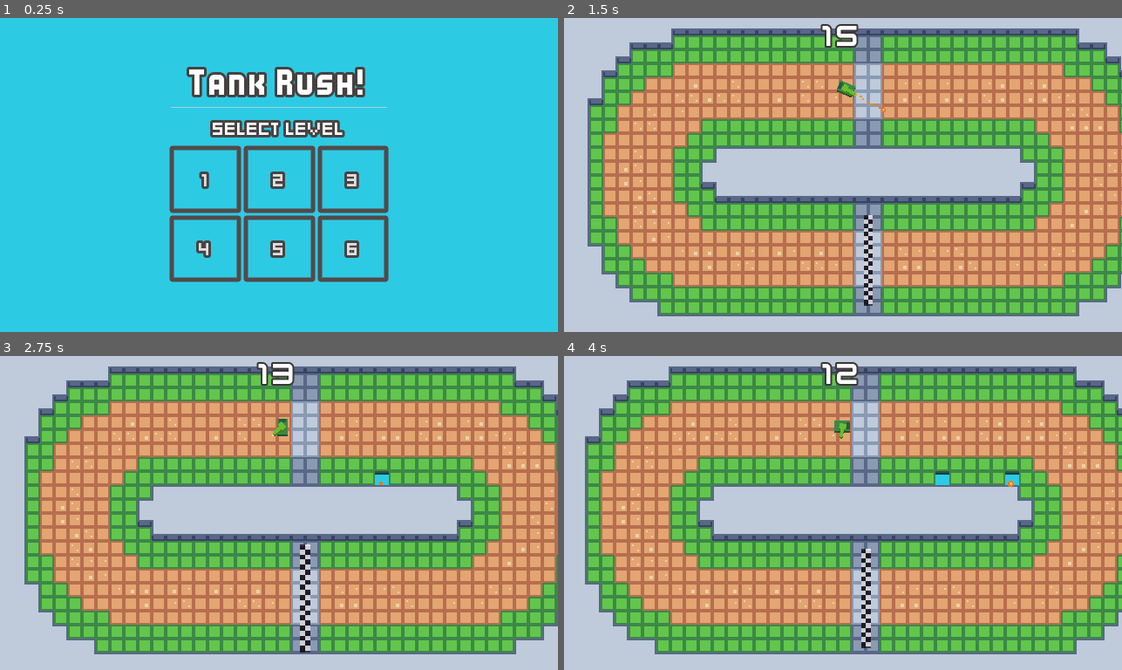
Above: before the commit, frames 1-4 (two rows, left to right).
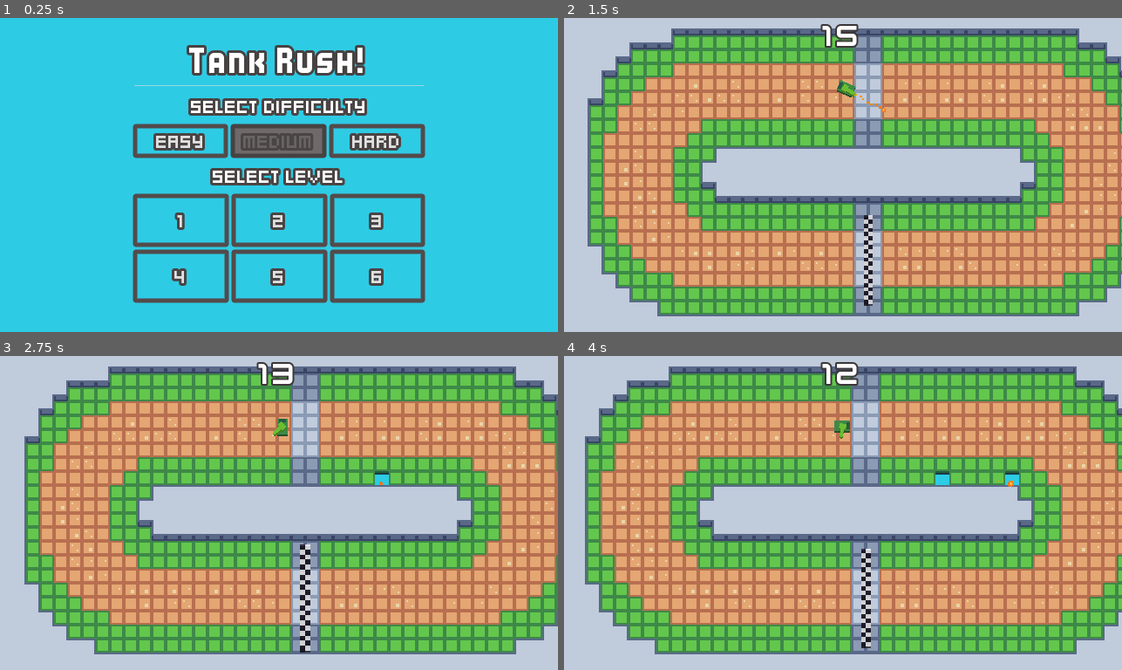
Above: after the commit, the same moments.

Repository: PetTurtle/LD47
Game: Godot game, scene res://MainMenu/MainMenu.tscn
The game is run twice, just before and just after one commit, with the same random seed, the same clock (stepped at 60 frames per second) and the same inputs. Sound files missing from this copy of the repository are replaced by a short silence.
Inputs (mouse positions are in pixels of both pictures, inside the frame that each line leads up to):
- Up to frame 1 (0.25 s): no input
- Up to frame 2 (1.5 s): click "1" at 0.5 s; move the mouse to (965, 159) at 1.27 s; press the mouse at (965, 159) at 1.28 s; hold D (turn_right) from 1.28 s (still down)
- Up to frame 3 (2.75 s): move the mouse to (167, 528) at 2.02 s; release D (turn_right) at 2.03 s; release the mouse at (167, 528) at 2.03 s; hold - (music_down, bound only after the commit) from 2.03 s (still down); click (167, 528) at 2.1 s
- Up to frame 4 (4 s): move the mouse to (898, 443) at 2.77 s; release - (music_down, bound only after the commit) at 2.78 s; press the mouse at (898, 443) at 2.78 s; hold D (turn_right) 2.78-3.53 s; move the mouse to (815, 575) at 3.52 s; release the mouse at (815, 575) at 3.53 s; hold = (music_up, bound only after the commit) from 3.53 s (still down); click (815, 575) at 3.6 s

The runs differ from the first frame. In frame 1, 20% of the frame differs, in the area x 23-77%, y 8-91%; in frame 2, less than 0.1%; in frame 3, less than 0.1%; in frame 4, less than 0.1%.

Commit message:
Improved Music

Diff:
--- a/Game/Autoload/Globals.gd
+++ b/Game/Autoload/Globals.gd
@@ -1,5 +1,6 @@
 extends Node
 
+var difficulty = 7
 var level
 var player
 var destructible_tile_map
--- /dev/null
+++ b/Game/Autoload/Music.gd
@@ -0,0 +1,8 @@
+extends Node
+
+onready var music_player_prefab = load("res://Components/MusicPlayer/MusicPlayer.tscn")
+
+
+func _ready():
+	var music_player = music_player_prefab.instance()
+	add_child(music_player)
--- /dev/null
+++ b/Game/Components/MusicPlayer/MusicPlayer.gd
@@ -0,0 +1,20 @@
+extends AudioStreamPlayer
+
+var pause := false
+
+
+func _ready():
+	play()
+
+func _input(event):
+	if event.is_action_pressed("music_pause"):
+		pause = !pause
+		self.playing = !self.playing
+	elif event.is_action_pressed("music_up"):
+		volume_db += 0.25
+	elif event.is_action_pressed("music_down"):
+		volume_db -= 0.25
+
+func _on_MusicPlayer_finished():
+	if !pause:
+		play()
--- /dev/null
+++ b/Game/Components/MusicPlayer/MusicPlayer.tscn
@@ -0,0 +1,11 @@
+[gd_scene load_steps=3 format=2]
+
+[ext_resource path="res://Components/MusicPlayer/MusicPlayer.gd" type="Script" id=1]
+[ext_resource path="res://Components/MusicPlayer/menumusic.wav" type="AudioStream" id=2]
+
+[node name="MusicPlayer" type="AudioStreamPlayer"]
+pause_mode = 2
+stream = ExtResource( 2 )
+volume_db = -3.0
+script = ExtResource( 1 )
+[connection signal="finished" from="." to="." method="_on_MusicPlayer_finished"]
--- a/Game/MainMenu/MainMenu.gd
+++ b/Game/MainMenu/MainMenu.gd
@@ -1,5 +1,13 @@
 extends Node2D
 
+onready var easy_button: Button = $CanvasLayer/Control/VBoxContainer/HBoxContainer2/Easy
+onready var medium_button: Button = $CanvasLayer/Control/VBoxContainer/HBoxContainer2/Medium
+onready var hard_button: Button = $CanvasLayer/Control/VBoxContainer/HBoxContainer2/Hard
+
+func _ready():
+	easy_button.disabled = false
+	medium_button.disabled = true
+	hard_button.disabled = false
 
 func _on_Button_pressed():
 	Globals.level_path = "res://Levels/Level1.tscn"
@@ -35,5 +43,22 @@
 	var _ok = get_tree().change_scene("res://Game/Game.tscn");
 
 
-func _on_AudioStreamPlayer_finished():
-	$AudioStreamPlayer.play()
+func _on_Easy_pressed():
+	Globals.difficulty = 10
+	easy_button.disabled = true
+	medium_button.disabled = false
+	hard_button.disabled = false
+
+
+func _on_Medium_pressed():
+	Globals.difficulty = 7
+	easy_button.disabled = false
+	medium_button.disabled = true
+	hard_button.disabled = false
+
+
+func _on_Hard_pressed():
+	Globals.difficulty = 4
+	easy_button.disabled = false
+	medium_button.disabled = false
+	hard_button.disabled = true
--- a/Game/MainMenu/MainMenu.tscn
+++ b/Game/MainMenu/MainMenu.tscn
@@ -1,11 +1,10 @@
-[gd_scene load_steps=8 format=2]
+[gd_scene load_steps=7 format=2]
 
 [ext_resource path="res://Fonts/Title.tres" type="DynamicFont" id=1]
 [ext_resource path="res://Fonts/Regular.tres" type="DynamicFont" id=2]
 [ext_resource path="res://MainMenu/ButtonNormal.tres" type="StyleBox" id=3]
 [ext_resource path="res://MainMenu/ButtonPressed.tres" type="StyleBox" id=4]
 [ext_resource path="res://MainMenu/MainMenu.gd" type="Script" id=5]
-[ext_resource path="res://MainMenu/menumusic.wav" type="AudioStream" id=6]
 
 [sub_resource type="StyleBoxFlat" id=1]
 bg_color = Color( 0.0941176, 0.0941176, 0.0941176, 1 )
@@ -30,10 +29,10 @@
 anchor_top = 0.5
 anchor_right = 0.5
 anchor_bottom = 0.5
-margin_left = -125.0
-margin_top = -121.5
-margin_right = 125.0
-margin_bottom = 121.5
+margin_left = -167.0
+margin_top = -146.0
+margin_right = 167.0
+margin_bottom = 146.0
 __meta__ = {
 "_edit_use_anchors_": false
 }
@@ -47,7 +46,7 @@
 }
 
 [node name="Title" type="Label" parent="CanvasLayer/Control/VBoxContainer"]
-margin_right = 250.0
+margin_right = 334.0
 margin_bottom = 35.0
 custom_fonts/font = ExtResource( 1 )
 text = "Tank Rush!"
@@ -56,36 +55,92 @@
 
 [node name="HSeparator" type="HSeparator" parent="CanvasLayer/Control/VBoxContainer"]
 margin_top = 42.0
-margin_right = 250.0
+margin_right = 334.0
 margin_bottom = 46.0
 
 [node name="Message" type="Label" parent="CanvasLayer/Control/VBoxContainer"]
 margin_top = 53.0
-margin_right = 250.0
+margin_right = 334.0
 margin_bottom = 81.0
+custom_fonts/font = ExtResource( 2 )
+text = "Select Difficulty"
+align = 1
+valign = 1
+
+[node name="HBoxContainer2" type="HBoxContainer" parent="CanvasLayer/Control/VBoxContainer"]
+margin_top = 88.0
+margin_right = 334.0
+margin_bottom = 126.0
+alignment = 1
+
+[node name="Easy" type="Button" parent="CanvasLayer/Control/VBoxContainer/HBoxContainer2"]
+margin_right = 108.0
+margin_bottom = 38.0
+size_flags_horizontal = 3
+size_flags_vertical = 3
+custom_styles/hover = SubResource( 1 )
+custom_styles/pressed = ExtResource( 4 )
+custom_styles/focus = ExtResource( 3 )
+custom_styles/disabled = ExtResource( 4 )
+custom_styles/normal = ExtResource( 3 )
+custom_fonts/font = ExtResource( 2 )
+text = "Easy"
+
+[node name="Medium" type="Button" parent="CanvasLayer/Control/VBoxContainer/HBoxContainer2"]
+margin_left = 112.0
+margin_right = 221.0
+margin_bottom = 38.0
+size_flags_horizontal = 3
+size_flags_vertical = 3
+custom_styles/hover = SubResource( 1 )
+custom_styles/pressed = ExtResource( 4 )
+custom_styles/focus = ExtResource( 3 )
+custom_styles/disabled = ExtResource( 4 )
+custom_styles/normal = ExtResource( 3 )
+custom_fonts/font = ExtResource( 2 )
+text = "Medium"
+
+[node name="Hard" type="Button" parent="CanvasLayer/Control/VBoxContainer/HBoxContainer2"]
+margin_left = 225.0
+margin_right = 334.0
+margin_bottom = 38.0
+size_flags_horizontal = 3
+size_flags_vertical = 3
+custom_styles/hover = SubResource( 1 )
+custom_styles/pressed = ExtResource( 4 )
+custom_styles/focus = ExtResource( 3 )
+custom_styles/disabled = ExtResource( 4 )
+custom_styles/normal = ExtResource( 3 )
+custom_fonts/font = ExtResource( 2 )
+text = "Hard"
+
+[node name="Message2" type="Label" parent="CanvasLayer/Control/VBoxContainer"]
+margin_top = 133.0
+margin_right = 334.0
+margin_bottom = 161.0
 custom_fonts/font = ExtResource( 2 )
 text = "Select Level"
 align = 1
 valign = 1
 
 [node name="HBoxContainer" type="HBoxContainer" parent="CanvasLayer/Control/VBoxContainer"]
-margin_top = 88.0
-margin_right = 250.0
-margin_bottom = 243.0
+margin_top = 168.0
+margin_right = 334.0
+margin_bottom = 292.0
 size_flags_horizontal = 3
 size_flags_vertical = 3
 alignment = 1
 
 [node name="GridContainer" type="GridContainer" parent="CanvasLayer/Control/VBoxContainer/HBoxContainer"]
-margin_right = 250.0
-margin_bottom = 155.0
+margin_right = 334.0
+margin_bottom = 124.0
 size_flags_horizontal = 3
 size_flags_vertical = 3
 columns = 3
 
 [node name="Button" type="Button" parent="CanvasLayer/Control/VBoxContainer/HBoxContainer/GridContainer"]
-margin_right = 80.0
-margin_bottom = 75.0
+margin_right = 108.0
+margin_bottom = 60.0
 size_flags_horizontal = 3
 size_flags_vertical = 3
 custom_styles/hover = SubResource( 1 )
@@ -97,9 +152,9 @@
 text = "1"
 
 [node name="Button2" type="Button" parent="CanvasLayer/Control/VBoxContainer/HBoxContainer/GridContainer"]
-margin_left = 84.0
-margin_right = 164.0
-margin_bottom = 75.0
+margin_left = 112.0
+margin_right = 220.0
+margin_bottom = 60.0
 size_flags_horizontal = 3
 size_flags_vertical = 3
 custom_styles/hover = SubResource( 1 )
@@ -111,9 +166,9 @@
 text = "2"
 
 [node name="Button3" type="Button" parent="CanvasLayer/Control/VBoxContainer/HBoxContainer/GridContainer"]
-margin_left = 168.0
-margin_right = 248.0
-margin_bottom = 75.0
+margin_left = 224.0
+margin_right = 332.0
+margin_bottom = 60.0
 size_flags_horizontal = 3
 size_flags_vertical = 3
 custom_styles/hover = SubResource( 1 )
@@ -125,9 +180,9 @@
 text = "3"
 
 [node name="Button4" type="Button" parent="CanvasLayer/Control/VBoxContainer/HBoxContainer/GridContainer"]
-margin_top = 79.0
-margin_right = 80.0
-margin_bottom = 154.0
+margin_top = 64.0
+margin_right = 108.0
+margin_bottom = 124.0
 size_flags_horizontal = 3
 size_flags_vertical = 3
 custom_styles/hover = SubResource( 1 )
@@ -139,10 +194,10 @@
 text = "4"
 
 [node name="Button5" type="Button" parent="CanvasLayer/Control/VBoxContainer/HBoxContainer/GridContainer"]
-margin_left = 84.0
-margin_top = 79.0
-margin_right = 164.0
-margin_bottom = 154.0
+margin_left = 112.0
+margin_top = 64.0
+margin_right = 220.0
+margin_bottom = 124.0
 size_flags_horizontal = 3
 size_flags_vertical = 3
 custom_styles/hover = SubResource( 1 )
@@ -154,10 +209,10 @@
 text = "5"
 
 [node name="Button6" type="Button" parent="CanvasLayer/Control/VBoxContainer/HBoxContainer/GridContainer"]
-margin_left = 168.0
-margin_top = 79.0
-margin_right = 248.0
-margin_bottom = 154.0
+margin_left = 224.0
+margin_top = 64.0
+margin_right = 332.0
+margin_bottom = 124.0
 size_flags_horizontal = 3
 size_flags_vertical = 3
 custom_styles/hover = SubResource( 1 )
@@ -167,14 +222,12 @@
 custom_styles/normal = ExtResource( 3 )
 custom_fonts/font = ExtResource( 2 )
 text = "6"
-
-[node name="AudioStreamPlayer" type="AudioStreamPlayer" parent="."]
-stream = ExtResource( 6 )
-autoplay = true
+[connection signal="pressed" from="CanvasLayer/Control/VBoxContainer/HBoxContainer2/Easy" to="." method="_on_Easy_pressed"]
+[connection signal="pressed" from="CanvasLayer/Control/VBoxContainer/HBoxContainer2/Medium" to="." method="_on_Medium_pressed"]
+[connection signal="pressed" from="CanvasLayer/Control/VBoxContainer/HBoxContainer2/Hard" to="." method="_on_Hard_pressed"]
 [connection signal="pressed" from="CanvasLayer/Control/VBoxContainer/HBoxContainer/GridContainer/Button" to="." method="_on_Button_pressed"]
 [connection signal="pressed" from="CanvasLayer/Control/VBoxContainer/HBoxContainer/GridContainer/Button2" to="." method="_on_Button2_pressed"]
 [connection signal="pressed" from="CanvasLayer/Control/VBoxContainer/HBoxContainer/GridContainer/Button3" to="." method="_on_Button3_pressed"]
 [connection signal="pressed" from="CanvasLayer/Control/VBoxContainer/HBoxContainer/GridContainer/Button4" to="." method="_on_Button4_pressed"]
 [connection signal="pressed" from="CanvasLayer/Control/VBoxContainer/HBoxContainer/GridContainer/Button5" to="." method="_on_Button5_pressed"]
 [connection signal="pressed" from="CanvasLayer/Control/VBoxContainer/HBoxContainer/GridContainer/Button6" to="." method="_on_Button6_pressed"]
-[connection signal="finished" from="AudioStreamPlayer" to="." method="_on_AudioStreamPlayer_finished"]
--- a/Game/project.godot
+++ b/Game/project.godot
@@ -52,34 +52,38 @@
 
 Globals="*res://Autoload/Globals.gd"
 ExplosionGenerator="*res://Autoload/ExplosionGenerator.gd"
+Music="*res://Autoload/Music.gd"
 
 [display]
 
 window/size/width=640
 window/size/height=360
 window/stretch/mode="viewport"
-window/stretch/aspect="expand"
 
 [input]
 
 move_forward={
 "deadzone": 0.5,
 "events": [ Object(InputEventKey,"resource_local_to_scene":false,"resource_name":"","device":0,"alt":false,"shift":false,"control":false,"meta":false,"command":false,"pressed":false,"scancode":87,"unicode":0,"echo":false,"script":null)
+, Object(InputEventKey,"resource_local_to_scene":false,"resource_name":"","device":0,"alt":false,"shift":false,"control":false,"meta":false,"command":false,"pressed":false,"scancode":16777232,"unicode":0,"echo":false,"script":null)
  ]
 }
 move_back={
 "deadzone": 0.5,
 "events": [ Object(InputEventKey,"resource_local_to_scene":false,"resource_name":"","device":0,"alt":false,"shift":false,"control":false,"meta":false,"command":false,"pressed":false,"scancode":83,"unicode":0,"echo":false,"script":null)
+, Object(InputEventKey,"resource_local_to_scene":false,"resource_name":"","device":0,"alt":false,"shift":false,"control":false,"meta":false,"command":false,"pressed":false,"scancode":16777234,"unicode":0,"echo":false,"script":null)
  ]
 }
 turn_left={
 "deadzone": 0.5,
 "events": [ Object(InputEventKey,"resource_local_to_scene":false,"resource_name":"","device":0,"alt":false,"shift":false,"control":false,"meta":false,"command":false,"pressed":false,"scancode":65,"unicode":0,"echo":false,"script":null)
+, Object(InputEventKey,"resource_local_to_scene":false,"resource_name":"","device":0,"alt":false,"shift":false,"control":false,"meta":false,"command":false,"pressed":false,"scancode":16777231,"unicode":0,"echo":false,"script":null)
  ]
 }
 turn_right={
 "deadzone": 0.5,
 "events": [ Object(InputEventKey,"resource_local_to_scene":false,"resource_name":"","device":0,"alt":false,"shift":false,"control":false,"meta":false,"command":false,"pressed":false,"scancode":68,"unicode":0,"echo":false,"script":null)
+, Object(InputEventKey,"resource_local_to_scene":false,"resource_name":"","device":0,"alt":false,"shift":false,"control":false,"meta":false,"command":false,"pressed":false,"scancode":16777233,"unicode":0,"echo":false,"script":null)
  ]
 }
 attack1={
@@ -95,6 +99,24 @@
 pause={
 "deadzone": 0.5,
 "events": [ Object(InputEventKey,"resource_local_to_scene":false,"resource_name":"","device":0,"alt":false,"shift":false,"control":false,"meta":false,"command":false,"pressed":false,"scancode":16777217,"unicode":0,"echo":false,"script":null)
+, Object(InputEventKey,"resource_local_to_scene":false,"resource_name":"","device":0,"alt":false,"shift":false,"control":false,"meta":false,"command":false,"pressed":false,"scancode":32,"unicode":0,"echo":false,"script":null)
+ ]
+}
+music_pause={
+"deadzone": 0.5,
+"events": [ Object(InputEventKey,"resource_local_to_scene":false,"resource_name":"","device":0,"alt":false,"shift":false,"control":false,"meta":false,"command":false,"pressed":false,"scancode":80,"unicode":0,"echo":false,"script":null)
+ ]
+}
+music_down={
+"deadzone": 0.5,
+"events": [ Object(InputEventKey,"resource_local_to_scene":false,"resource_name":"","device":0,"alt":false,"shift":false,"control":false,"meta":false,"command":false,"pressed":false,"scancode":45,"unicode":0,"echo":false,"script":null)
+, Object(InputEventKey,"resource_local_to_scene":false,"resource_name":"","device":0,"alt":false,"shift":false,"control":false,"meta":false,"command":false,"pressed":false,"scancode":16777347,"unicode":0,"echo":false,"script":null)
+ ]
+}
+music_up={
+"deadzone": 0.5,
+"events": [ Object(InputEventKey,"resource_local_to_scene":false,"resource_name":"","device":0,"alt":false,"shift":false,"control":false,"meta":false,"command":false,"pressed":false,"scancode":61,"unicode":0,"echo":false,"script":null)
+, Object(InputEventKey,"resource_local_to_scene":false,"resource_name":"","device":0,"alt":false,"shift":false,"control":false,"meta":false,"command":false,"pressed":false,"scancode":16777349,"unicode":0,"echo":false,"script":null)
  ]
 }
 
@@ -117,7 +139,9 @@
 
 [rendering]
 
-quality/2d/use_nvidia_rect_flicker_workaround=true
+quality/intended_usage/framebuffer_allocation=0
+quality/intended_usage/framebuffer_allocation.mobile=0
 quality/2d/use_pixel_snap=true
 environment/default_clear_color=Color( 0.180392, 0.796078, 0.898039, 1 )
 environment/default_environment="res://default_env.tres"
+quality/dynamic_fonts/use_oversampling=false
Not shown, added: Game/Components/MusicPlayer/menumusic.wav.import
Not shown, removed: Game/MainMenu/menumusic.wav.import
Not shown, added: Game/Components/MusicPlayer/menumusic.wav
Not shown, removed: Game/MainMenu/menumusic.wav
